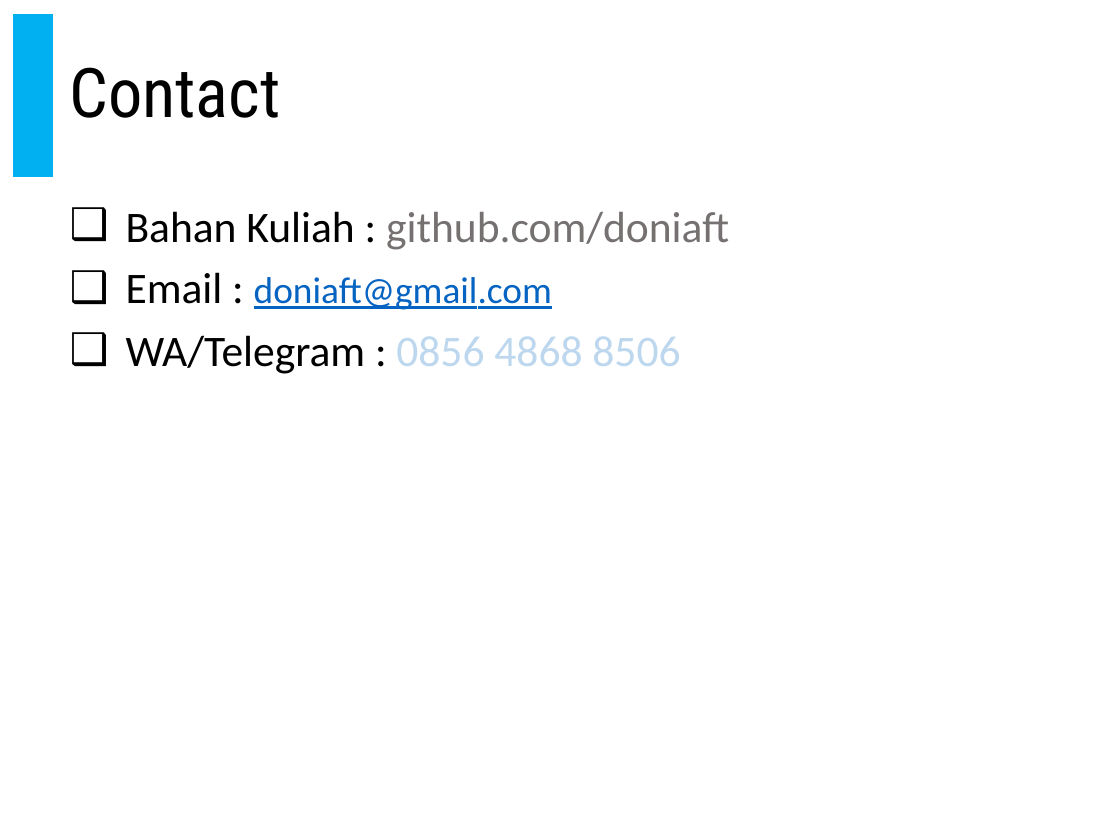
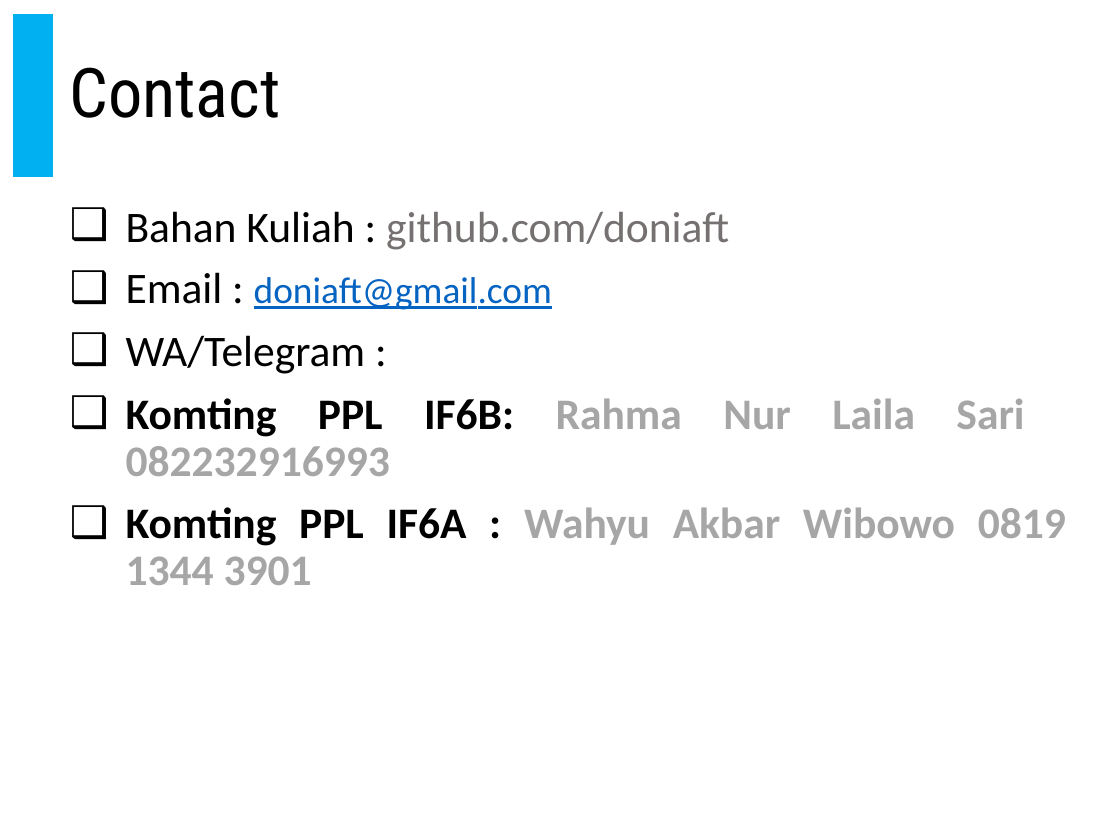
Before and after one commit to doniaft/Proyek-Perangkat-Lunak, a slide deck: slide 50 of 1. Bahan Ajar/01. PPL - Pendahuluan.pptx (slide 28 before the commit). Drawn at 1120x840 pixels with LibreOffice and Linux fonts; fonts in the diff are those of the drawing. Boxes give left, top, right and bottom in pixels: in the first picture for what was removed or moved away, otherwise in the second. Text is boxed around its words. In the diff, an @@ line names an element or a change of style, - is before the commit and + after.

```diff
--- a/1. Bahan Ajar/01. PPL - Pendahuluan.pptx
+++ b/1. Bahan Ajar/01. PPL - Pendahuluan.pptx
@@ text at [126,335,1066,585]: text changed; text colour #000000 to #A6A6A6; bold on @@
-❑ WA/Telegram : 0856 4868 8506
+❑ WA/Telegram :
+❑ Komting PPL IF6B: Rahma Nur Laila Sari 082232916993
+❑ Komting PPL IF6A : Wahyu Akbar Wibowo 0819 1344 3901
```
Also in this commit, not shown: 2 other slides changed, 22 slides added, 2 other files.
